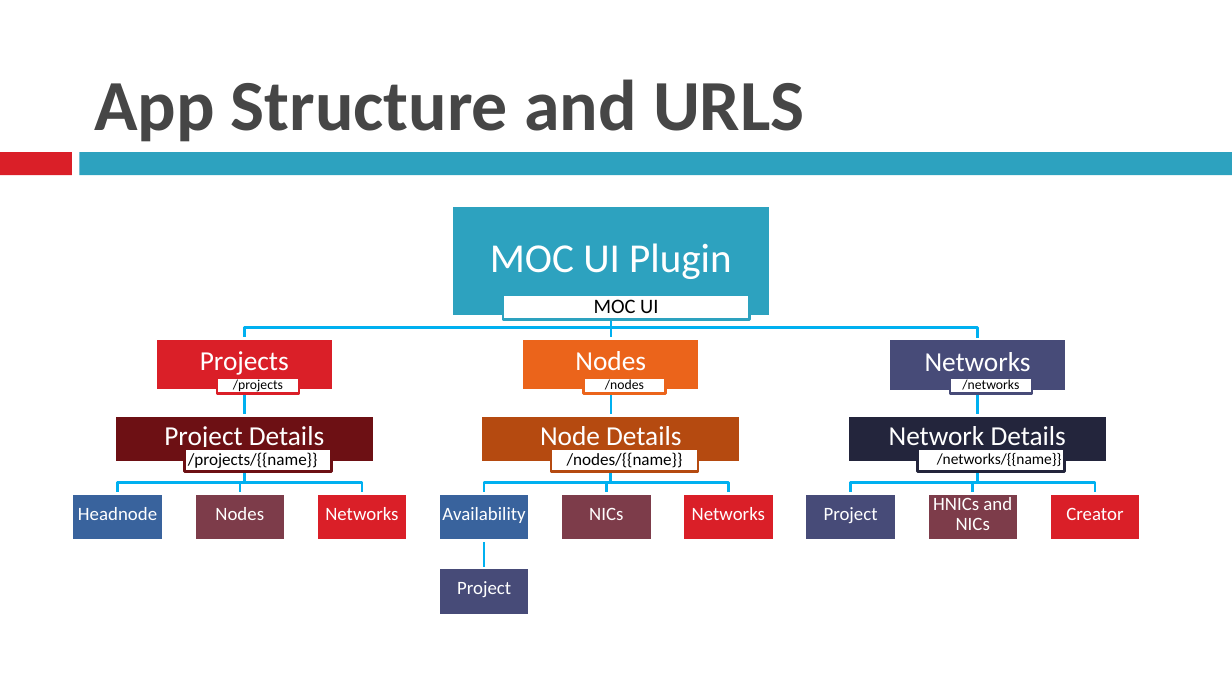
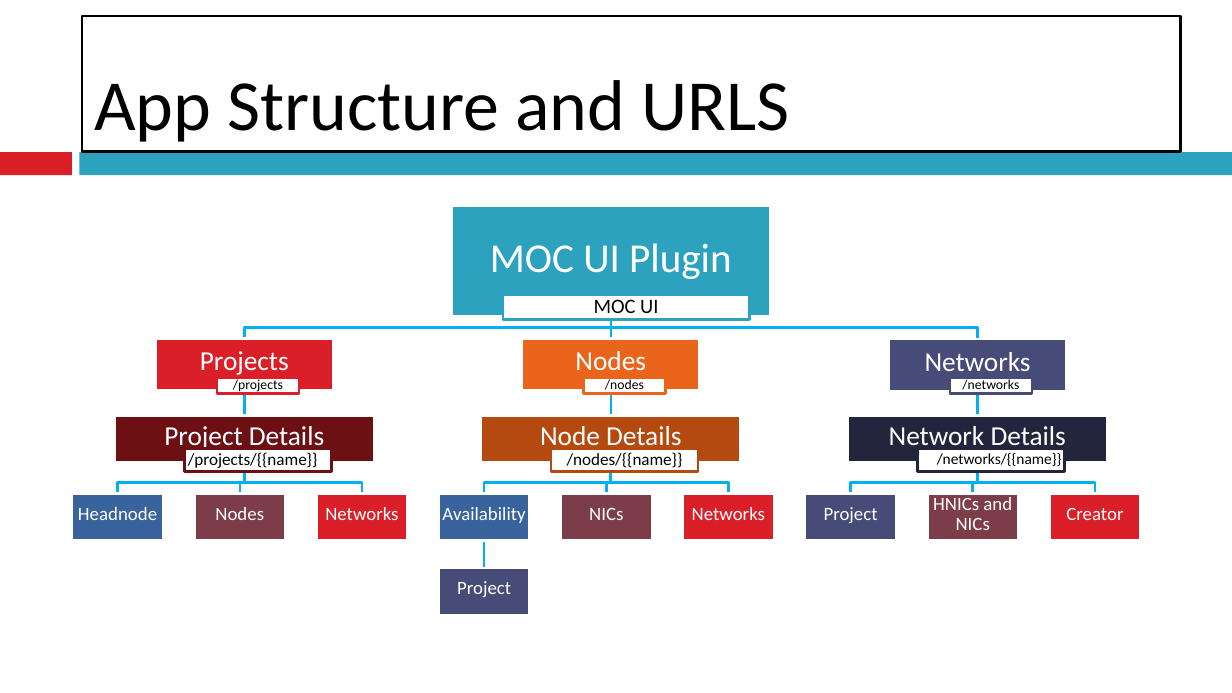
Before and after one commit to BU-EC500-SP15/moc-gui-plugins, a slide deck: slide 7 of MOCUIPlugin-final.pptx (slide 6 before the commit). Drawn at 1232x693 pixels with LibreOffice and Linux fonts; fonts in the diff are those of the drawing. Boxes give left, top, right and bottom in pixels: in the first picture for what was removed or moved away, otherwise in the second. Text is boxed around its words. In the diff, an @@ line names an element or a change of style, - is before the commit and + after.

```diff
--- a/MOCUIPlugin-final.pptx
+++ b/MOCUIPlugin-final.pptx
@@ title "App Structure and URLS" resized from (x1=94, y1=79, x2=805, y2=142) to (x1=83, y1=16, x2=1181, y2=152) @@
@@ title "App Structure and URLS" at (x1=83, y1=16, x2=1181, y2=152): text colour #464646 to #000000, bold off; fill none to #FFFFFF; outline none to #000000 1.5 pt @@
```
Also in this commit, not shown: 1 other slide changed.
